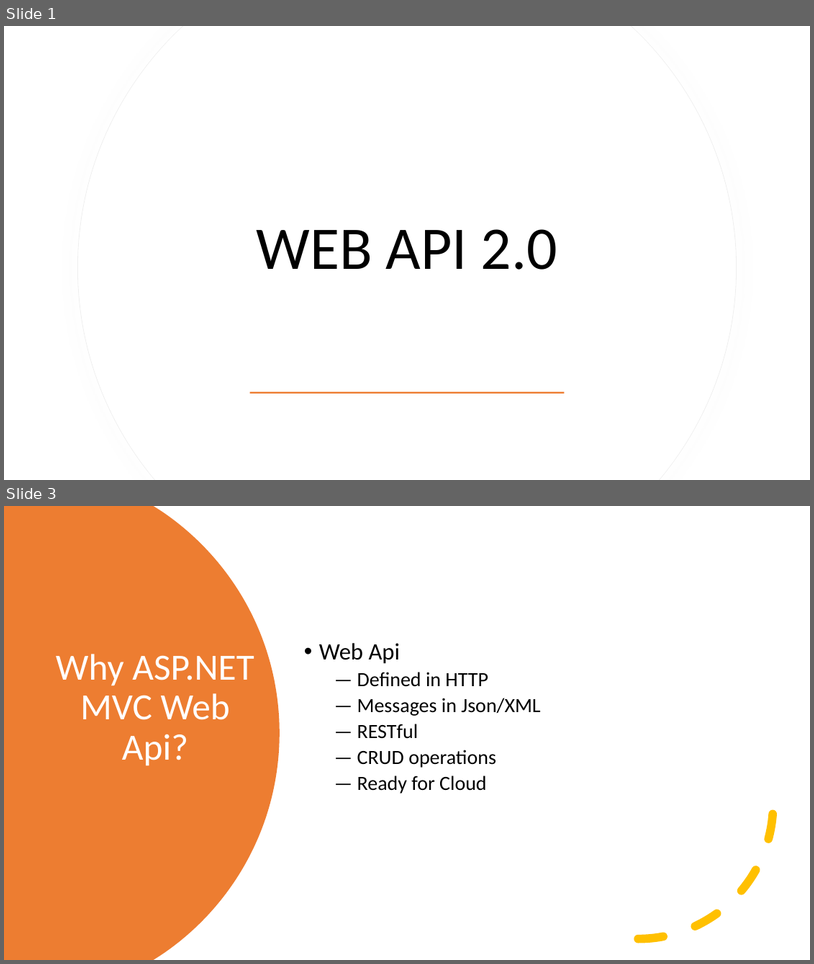
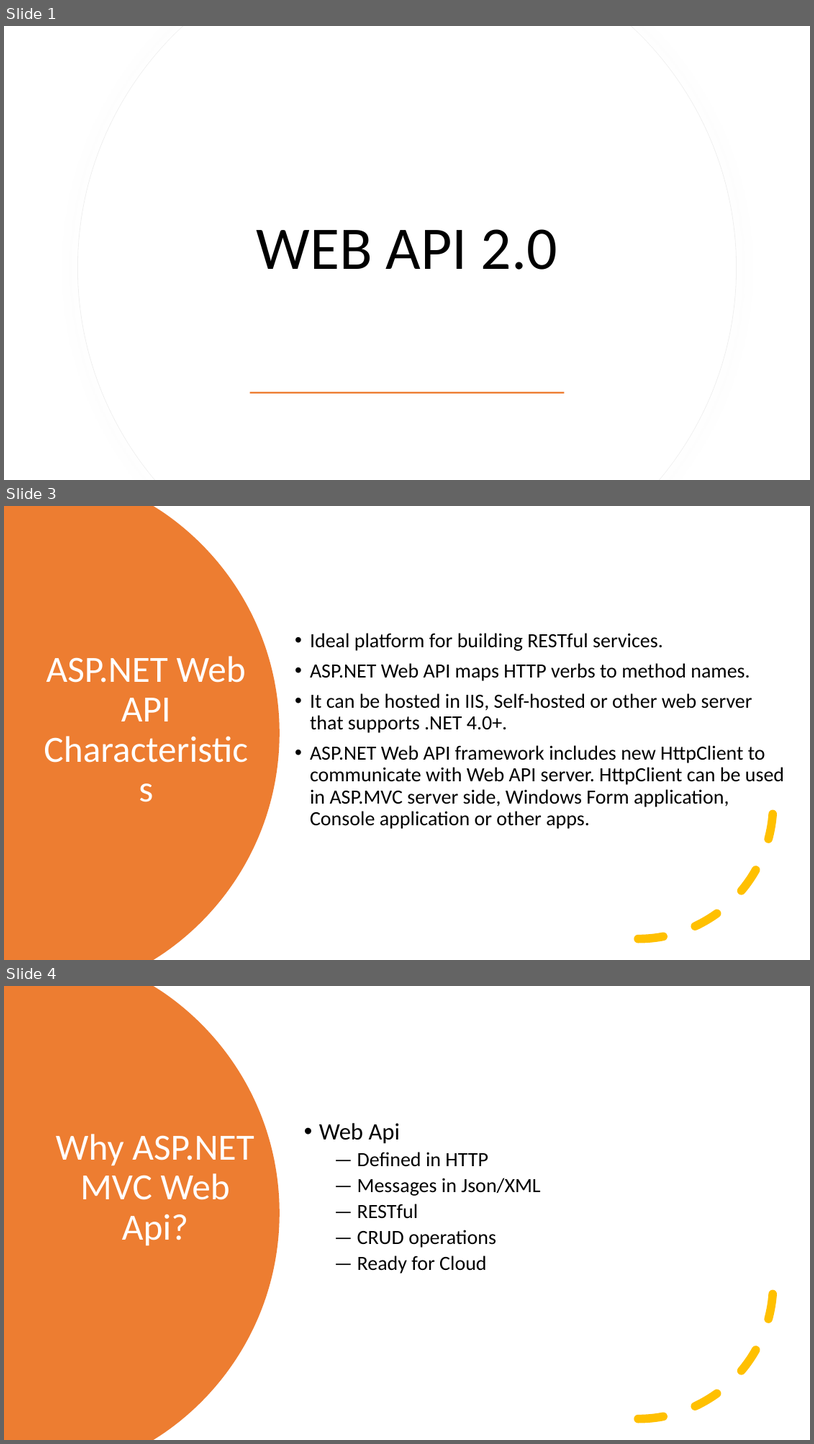
Before and after one commit to byteridge/GarageInternship2020, a slide deck: WebApi/WEB API 2.0 (1).pptx. Shown one above the other, each under a label of ours: slides 1 and 3 before the commit, slides 1, 3 and 4 after it; the slides between them are not shown. The pictures are 814x964 and 814x1444 pixels, drawn with LibreOffice and Linux fonts; fonts in the diff are those of the drawing. Boxes give left, top, right and bottom in pixels: in the first picture for what was removed or moved away, otherwise in the second. Text is boxed around its words. In the diff, an @@ line names an element or a change of style, - is before the commit and + after.

```diff
--- a/WebApi/WEB API 2.0 (1).pptx
+++ b/WebApi/WEB API 2.0 (1).pptx
@@ slide 3 added at box(4, 506, 810, 960), background #FFFFFF @@
@@ freeform shape added at box(4, 506, 280, 960), fill #ED7D31 @@
@@ text added at box(310, 633, 784, 829), 24 pt, text #000000 @@
+• Ideal platform for building RESTful services.
+• ASP.NET Web API maps HTTP verbs to method names.
+• It can be hosted in IIS, Self-hosted or other web server that supports .NET 4.0+.
+• ASP.NET Web API framework includes new HttpClient to communicate with Web API server. HttpClient can be used in ASP.MVC server side, Windows Form application, Console application or other apps.
@@ title added at box(46, 656, 246, 721), 44 pt, text #FFFFFF @@
+ASP.NET Web API Characteristics
@@ arc (boxed as its full ellipse) added at box(504, 669, 774, 939), outline #FFC000 10 pt dashed @@
@@ what was slide 3 is now slide 4 @@
```
Also in this commit, not shown: 8 slides changed, 1 other slide added, 4 slides removed.
